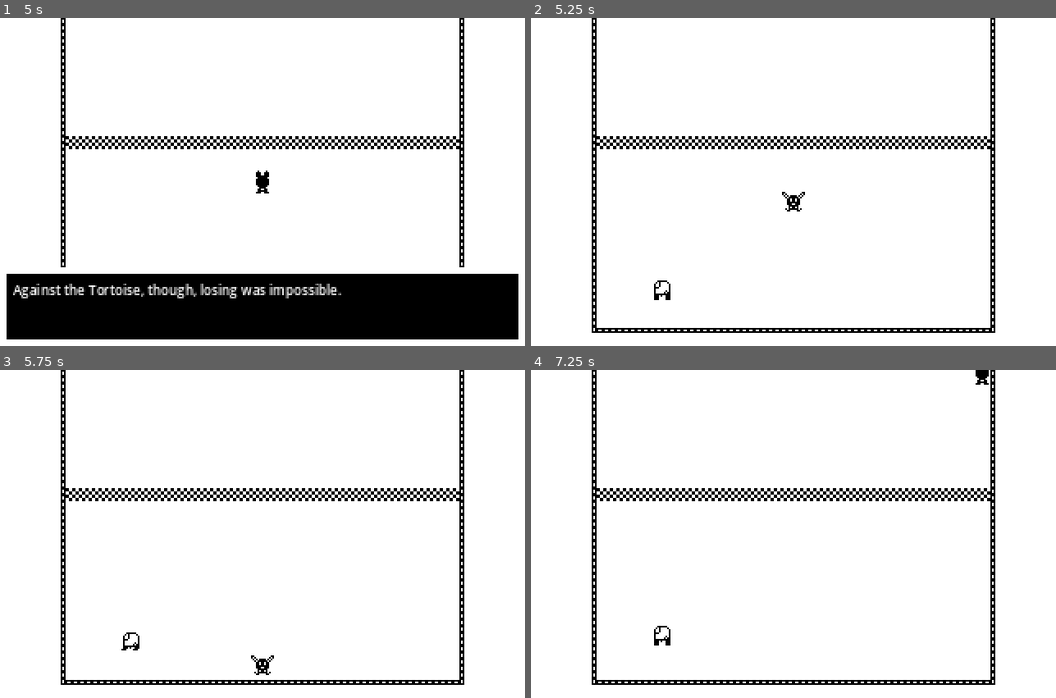
Above: before the commit, frames 1-4 (two rows, left to right).
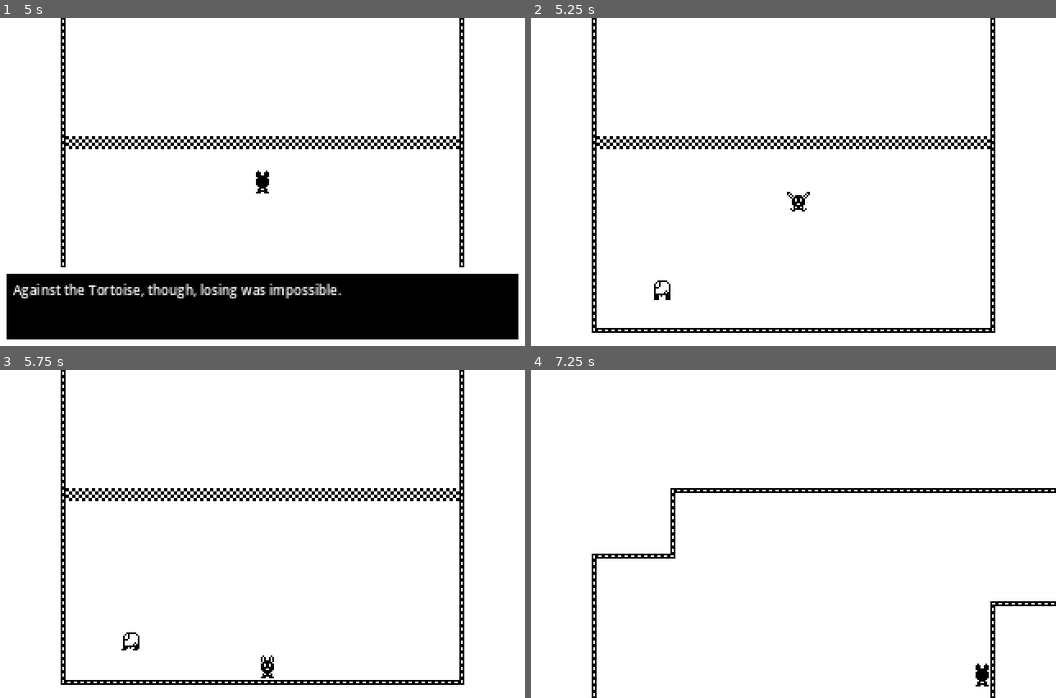
Above: after the commit, the same moments.

Repository: StudioGuma/and_the_tortoise_won
Game: Godot game, scene res://src/main.tscn
Same seed, same stepped clock (60 frames per second), same inputs: the game is played once before the commit and once after it.
Inputs (mouse positions are in pixels of both pictures, inside the frame that each line leads up to):
- Up to frame 1 (5 s): tap Enter (confirm) at 0.5, 0.6, 1.25, 1.35, 2, 2.1, 2.75, 2.85, 3.5, 3.6, 4.25, 4.35 s; move the mouse to (378, 165) at 0.52 s; hold D (right) 0.53-1.28 s; click (378, 165) at 0.67 s; move the mouse to (157, 198) at 1.27 s; hold S (down) 1.28-2.03 s; click (157, 198) at 1.42 s; move the mouse to (315, 109) at 2.02 s; hold D (right) 2.03-2.78 s; click (315, 109) at 2.17 s; move the mouse to (236, 247) at 2.77 s; hold W (up) 2.78-3.53 s; click (236, 247) at 2.92 s; move the mouse to (420, 231) at 3.52 s; hold A (left) from 3.53 s (still down); click (420, 231) at 3.67 s; move the mouse to (105, 132) at 4.27 s; click (105, 132) at 4.42 s
- Up to frame 2 (5.25 s): move the mouse to (819, 182) at 5.02 s; release A (left) at 5.03 s; hold S (down) from 5.03 s (still down); tap Enter (confirm) at 5.1 s; click (819, 182) at 5.17 s
- Up to frame 3 (5.75 s): keep holding S (down)
- Up to frame 4 (7.25 s): move the mouse to (714, 452) at 5.77 s; release S (down) at 5.78 s; hold D (right) 5.78-6.53 s; tap Enter (confirm) at 5.85, 6.6 s; click (714, 452) at 5.92 s; move the mouse to (909, 517) at 6.52 s; hold W (up) from 6.53 s (still down); click (909, 517) at 6.67 s

Frame 1 is identical in both runs. In frame 2, 0.1% of the frame differs, in the area x 47-54%, y 53-59%; in frame 3, 0.1%; in frame 4, 4.4%, in the area x 11-100%, y 0-100%.

Commit message:
v1.1: added mouse movement, changed motion mode

Diff:
--- a/src/hare.gd
+++ b/src/hare.gd
@@ -8,11 +8,60 @@
 
 var _speed: int = 0b100000000
 
+var _mouse_right: InputEventAction = InputEventAction.new()
+var _mouse_left: InputEventAction = InputEventAction.new()
+var _mouse_down: InputEventAction = InputEventAction.new()
+var _mouse_up: InputEventAction = InputEventAction.new()
+var _mouse_pos: Vector2
+
+func _init() -> void:
+	set_motion_mode(MOTION_MODE_FLOATING)
+
 func _ready() -> void:
 	_hare_sprite = get_child(0)
 
+	_mouse_right.set_action("right")
+	_mouse_left.set_action("left")
+	_mouse_down.set_action("down")
+	_mouse_up.set_action("up")
+
 func _process(_delta: float) -> void:
 	if not (Main.get_singleton().is_dialogue()):
+		_mouse_right.set_pressed(false)
+		_mouse_left.set_pressed(false)
+		_mouse_down.set_pressed(false)
+		_mouse_up.set_pressed(false)
+
+		if (Input.is_mouse_button_pressed(MOUSE_BUTTON_LEFT)):
+			_mouse_pos = get_viewport().get_mouse_position()
+
+			_mouse_right.set_pressed(_mouse_pos.x > (Globals.SCREEN_SIZE.x >> 1))
+			_mouse_left.set_pressed(_mouse_pos.x < (Globals.SCREEN_SIZE.x >> 1))
+			_mouse_down.set_pressed(_mouse_pos.y > (Globals.SCREEN_SIZE.y >> 1))
+			_mouse_up.set_pressed(_mouse_pos.y < (Globals.SCREEN_SIZE.y >> 1))
+
+			_mouse_right.set_strength(
+				(_mouse_pos.x - float(Globals.SCREEN_SIZE.x >> 1))
+				/float(Globals.SCREEN_SIZE.x >> 0b10)
+			)
+			_mouse_left.set_strength(
+				(float(Globals.SCREEN_SIZE.x >> 1) - _mouse_pos.x)
+				/float(Globals.SCREEN_SIZE.x >> 0b10)
+			)
+			_mouse_down.set_strength(
+				(_mouse_pos.y - float(Globals.SCREEN_SIZE.y >> 1))
+				/float(Globals.SCREEN_SIZE.y >> 0b10)
+			)
+			_mouse_up.set_strength(
+				(float(Globals.SCREEN_SIZE.y >> 1) - _mouse_pos.y)
+				/float(Globals.SCREEN_SIZE.y >> 0b10)
+			)
+
+		Input.parse_input_event(_mouse_right)
+		Input.parse_input_event(_mouse_left)
+		Input.parse_input_event(_mouse_down)
+		Input.parse_input_event(_mouse_up)
+
 		if (Input.is_action_just_released("down")):
 			_hare_sprite.play("down")
 
--- a/src/main.gd
+++ b/src/main.gd
@@ -51,8 +51,8 @@
 		add_child(_sound_player)
 		add_child(_music_player)
 
-		print("And the Tortoise Won by StudioGuma")
-		print("Made with Godot 4.5.1 (https://godotengine.org/license)")
+		print("And the Tortoise Won v1.1 by StudioGuma")
+		print("https://godotengine.org/license")
 
 	else:
 		queue_free()
@@ -130,7 +130,7 @@
 
 func set_map(key: String) -> void:
 	if not (key.is_empty()):
-		if not (_cur_map == null):
+		if (_cur_map):
 			_cur_map.queue_free()
 
 		var map_dict: Dictionary = Globals.MAPS_JSON.get(key)
--- a/src/tortoise.gd
+++ b/src/tortoise.gd
@@ -2,6 +2,9 @@
 extends CharacterBody2D
 
 var _tortoise_sprite: AnimatedSprite2D
+
+func _init() -> void:
+	set_motion_mode(MOTION_MODE_FLOATING)
 
 func _ready() -> void:
 	_tortoise_sprite = get_child(0)
